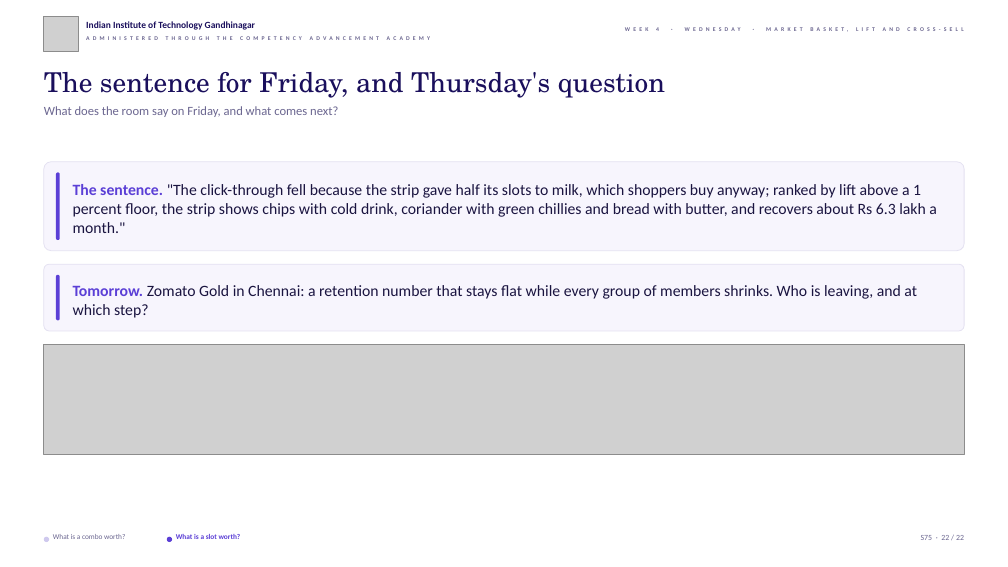
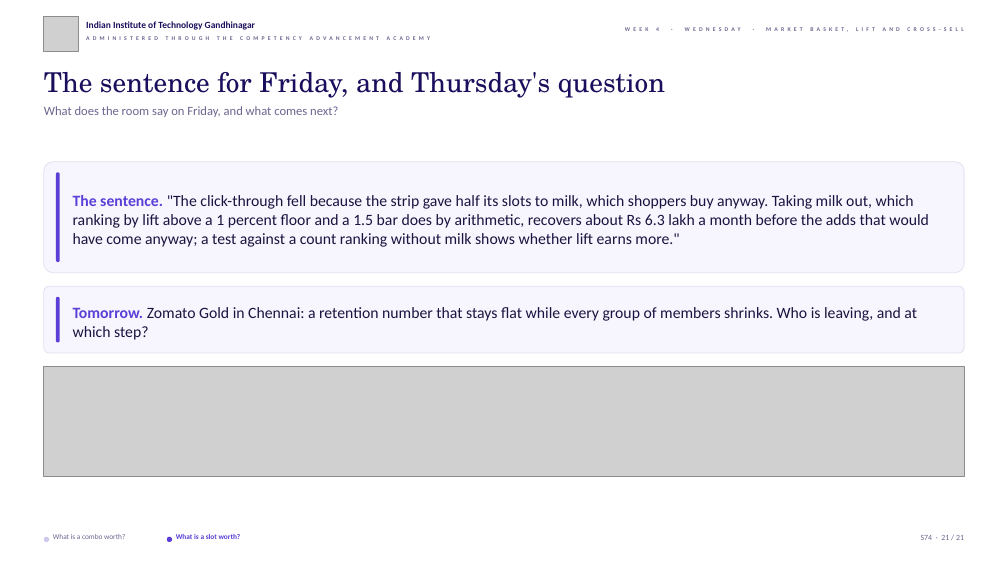
Before and after one commit to fde-academy-lab/c2-content-factory, a slide deck: slide 21 of content/W04/D3/slides/C2_W04_D03_half2_STUDENT.pptx (slide 22 before the commit). Drawn at 1008x567 pixels with LibreOffice and Linux fonts; fonts in the diff are those of the drawing; grey boxes stand for pictures; background and template pictures are left out. Boxes give left, top, right and bottom in pixels: in the first picture for what was removed or moved away, otherwise in the second. Text is boxed around its words. In the diff, an @@ line names an element or a change of style, - is before the commit and + after.

```diff
--- a/content/W04/D3/slides/C2_W04_D03_half2_STUDENT.pptx
+++ b/content/W04/D3/slides/C2_W04_D03_half2_STUDENT.pptx
@@ rounded rectangle: place and size @@
-rounded rectangle at [44,162,964,251]
+rounded rectangle at [44,162,964,273]
@@ rounded rectangle: place and size @@
-rounded rectangle at [56,172,60,240]
+rounded rectangle at [56,172,60,262]
@@ text at [73,195,929,247]: text changed @@
-The sentence. "The click-through fell because the strip gave half its slots to milk, which shoppers buy anyway; ranked by lift above a 1 percent floor, the strip shows chips with cold drink, coriander with green chillies and bread with butter, and recovers about Rs 6.3 lakh a month."
+The sentence. "The click-through fell because the strip gave half its slots to milk, which shoppers buy anyway. Taking milk out, which ranking by lift above a 1 percent floor and a 1.5 bar does by arithmetic, recovers about Rs 6.3 lakh a month before the adds that would have come anyway; a test against a count ranking without milk shows whether lift earns more."
@@ 1 picture, 1 text, 1 rounded rectangle: place and size @@
-1 picture, 1 text, 1 rounded rectangle at [44,265,964,455]
+1 picture, 1 text, 1 rounded rectangle at [44,287,964,477]
@@ rounded rectangle: place and size @@
-rounded rectangle at [56,274,60,320]
+rounded rectangle at [56,297,60,343]
```
Also in this commit, not shown: 20 other slides changed, 1 slide removed, 3 other files.
